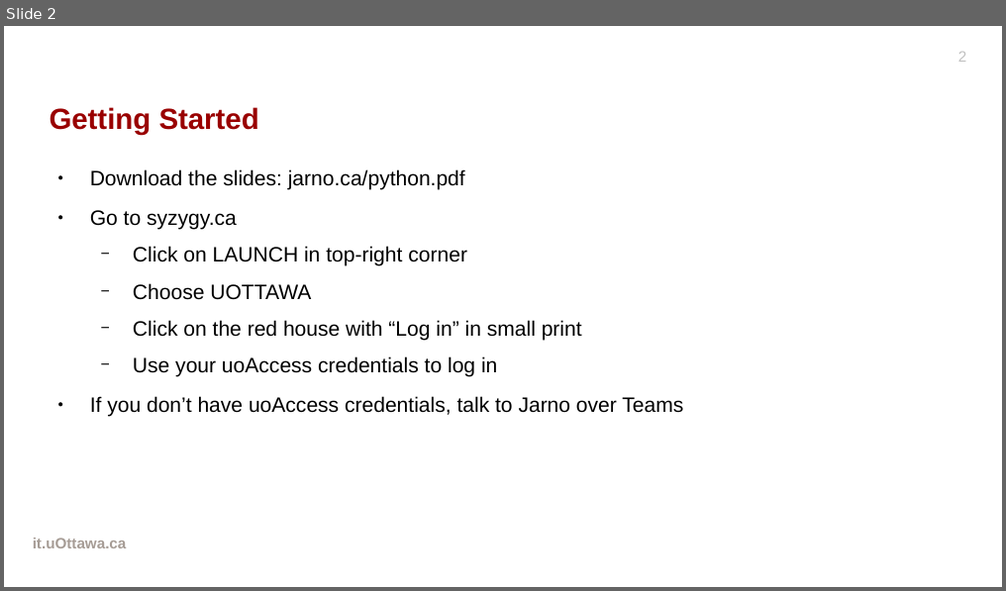
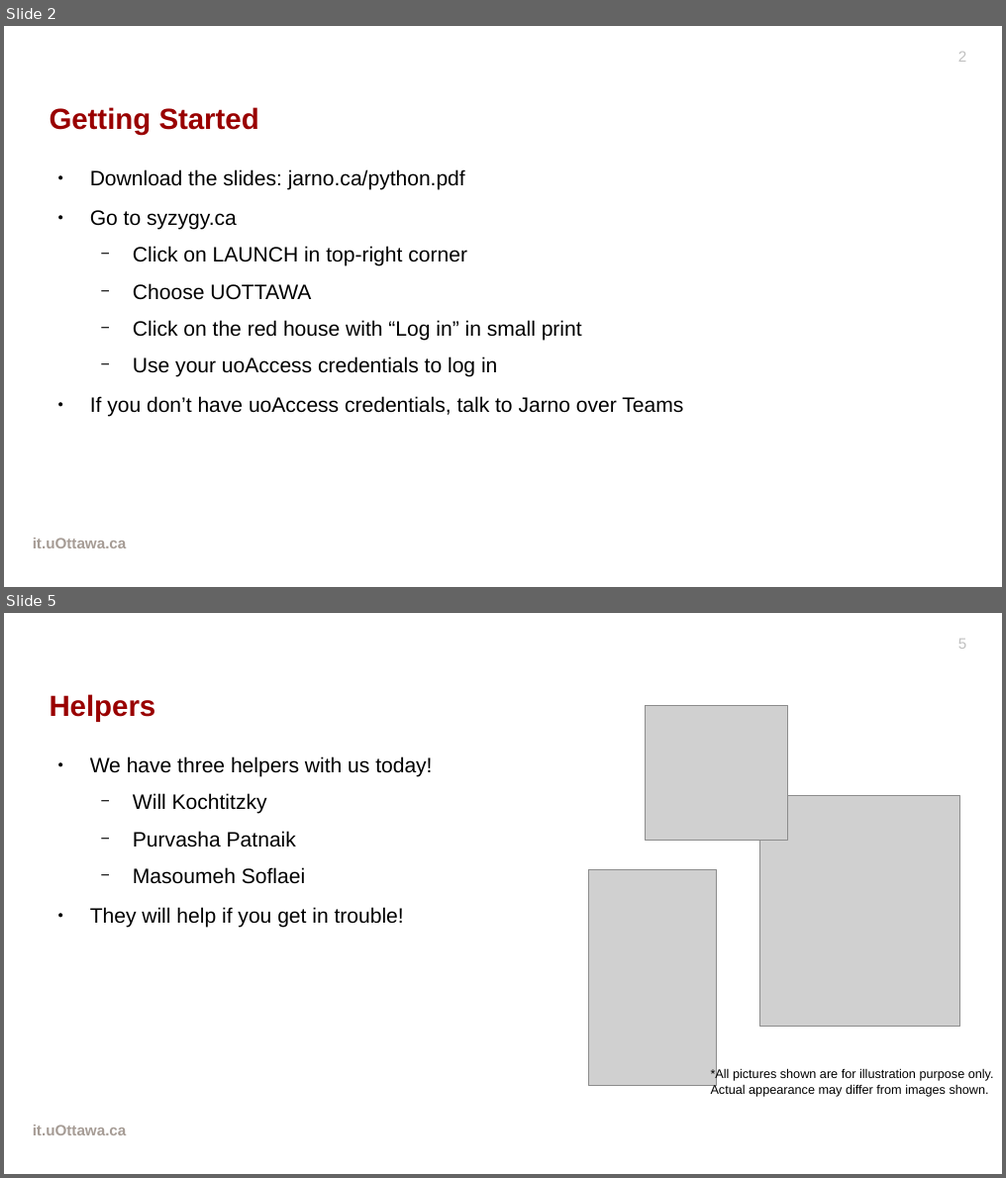
Before and after one commit to drjarno/python-workshop-2020-may, a slide deck: Slides.odp. Shown one above the other, each under a label of ours: slide 2 before the commit, slides 2 and 5 after it; the slides between them are not shown. The pictures are 1006x591 and 1006x1178 pixels, drawn with LibreOffice and Linux fonts; fonts in the diff are those of the drawing; grey boxes stand for pictures; background and template pictures are left out. Boxes give left, top, right and bottom in pixels: in the first picture for what was removed or moved away, otherwise in the second. Text is boxed around its words. In the diff, an @@ line names an element or a change of style, - is before the commit and + after.

```diff
--- a/Slides.odp
+++ b/Slides.odp
@@ slide 5 added at (4,613,1002,1174), background picture (left out); not listed: 2 template elements that a slide beside it also shows @@
@@ title added at (50,694,156,722), 23.2 pt, text #990000, bold @@
+Helpers
@@ picture added at (647,705,788,841) @@
@@ text added at (90,757,432,928), 16.6 pt, text #000000 @@
+● We have three helpers with us today!
+  − Will Kochtitzky
+  − Purvasha Patnaik
+  − Masoumeh Soflaei
+● They will help if you get in trouble!
@@ picture added at (760,796,961,1027) @@
@@ picture added at (589,869,718,1085) @@
@@ text added at (711,1068,994,1097), 10 pt, text #000000 @@
+*All pictures shown are for illustration purpose only.
+Actual appearance may differ from images shown.
```
Also in this commit, not shown: 2 slides changed, 15 other slides added.
